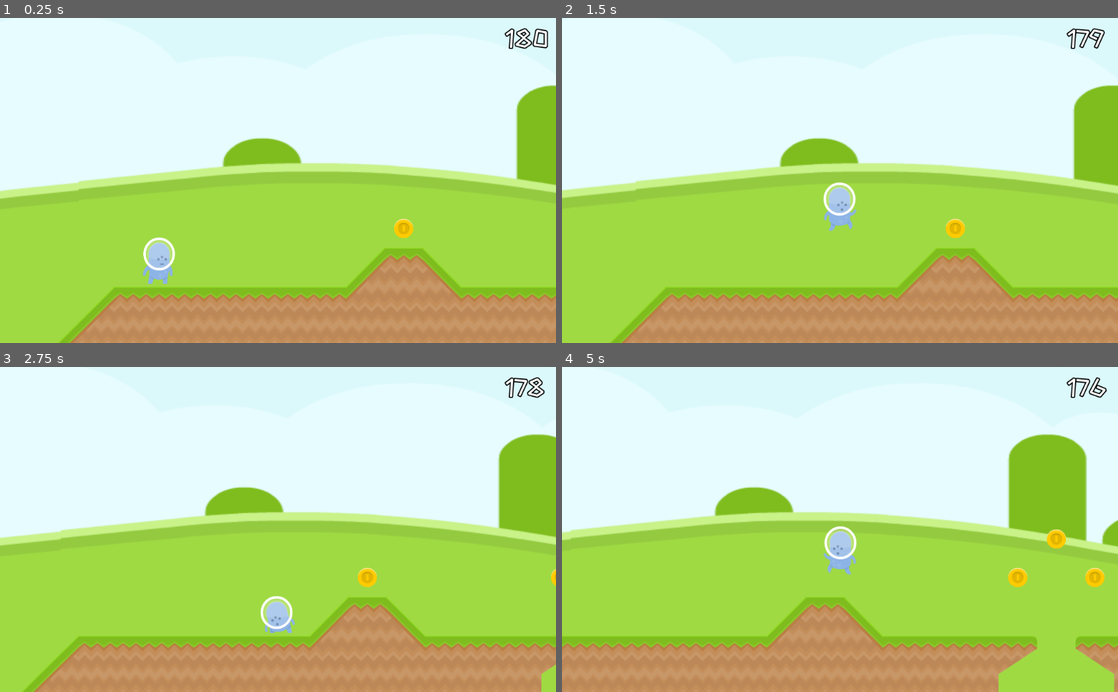
Above: before the commit, frames 1-4 (two rows, left to right).
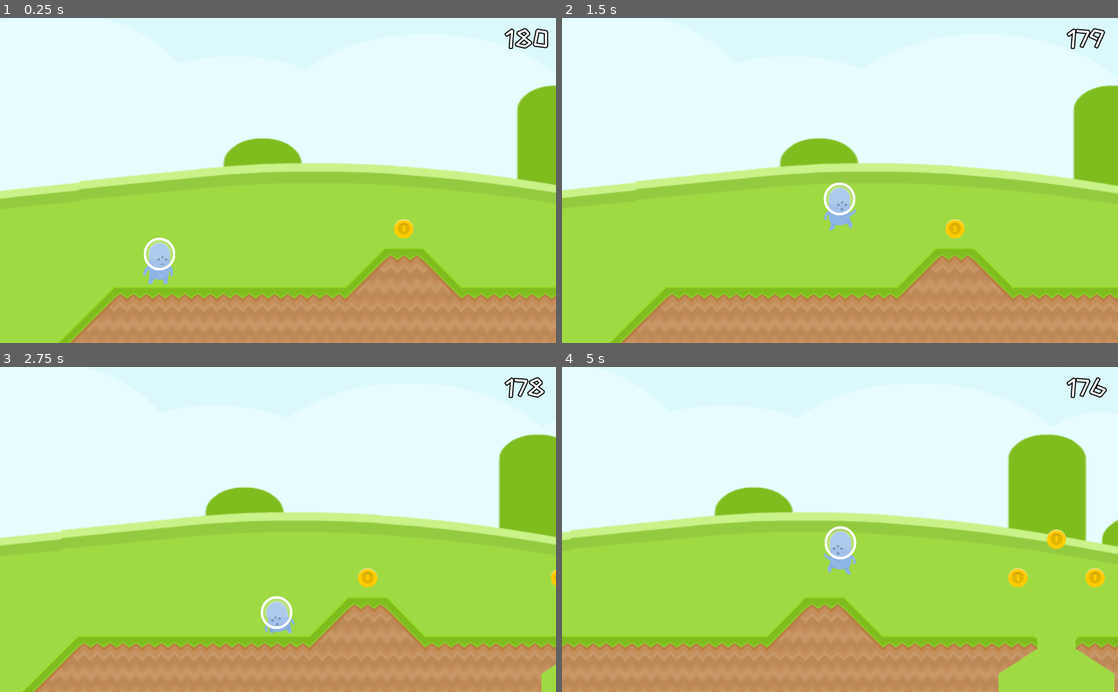
Above: after the commit, the same moments.

Repository: cpvanlue/midterm-cpvanlue
Game: Godot game, scene res://src/Level.tscn
Two runs of this game, one before a commit and one after it. Both use one fixed random seed, a clock stepped at 60 frames per second and the inputs below.
Inputs:
- Up to frame 1 (0.25 s): no input
- Up to frame 2 (1.5 s): hold S (crouch) 0.53-1.28 s; hold D (right) from 0.53 s (still down); tap Space (jump) at 0.77 s; tap Shift (sprint) at 1.35 s
- Up to frame 3 (2.75 s): tap Space (jump) at 1.52 s; release D (right) at 2.03 s; hold A (left) from 2.03 s (still down); hold S (crouch) from 2.03 s (still down)
- Up to frame 4 (5 s): release A (left) at 2.78 s; release S (crouch) at 2.78 s; hold D (right) 2.78-4.28 s; tap Shift (sprint) at 2.85, 4.35 s; tap Space (jump) at 3.02, 3.77, 4.52 s; hold S (crouch) 3.53-4.28 s; hold A (left) from 4.28 s (still down)

The runs differ from the first frame. In frame 1, 0.4% of the frame differs, in the area x 14-100%, y 2-87%; in frame 2, 0.3%; in frame 3, 0.3%; in frame 4, 0.5%, in the area x 1-100%, y 3-100%.

Commit message:
Modify project to keep aspect ratio and resolve warning

Diff:
--- a/project.godot
+++ b/project.godot
@@ -13,6 +13,11 @@
 config/name="CS315 Midsemester Jam"
 run/main_scene="res://src/Level.tscn"
 config/icon="res://icon.png"
+
+[display]
+
+window/stretch/mode="2d"
+window/stretch/aspect="keep"
 
 [input]
 
--- a/src/Level.gd
+++ b/src/Level.gd
@@ -11,7 +11,7 @@
 	replaceCoins(coins)
 	game_Timer()
 
-func _process(delta) -> void:
+func _process(_delta) -> void:
 	$CanvasLayer/TimerLabel.text = str(timer.get_time_left()).pad_decimals(0)
 
 
--- a/src/Level.tscn
+++ b/src/Level.tscn
@@ -13,61 +13,61 @@
 [sub_resource type="ConvexPolygonShape2D" id=2]
 points = PoolVector2Array( 0, 0, 128, 0, 128, 128, 0, 128 )
 
+[sub_resource type="ConvexPolygonShape2D" id=3]
+points = PoolVector2Array( 0, 0, 128, 0, 128, 128, 0, 128 )
+
+[sub_resource type="ConvexPolygonShape2D" id=4]
+points = PoolVector2Array( 0, 0, 128, 0, 98.864, 102.64, 0, 128 )
+
+[sub_resource type="ConvexPolygonShape2D" id=5]
+points = PoolVector2Array( 0, 0, 128, 0, 128, 128, 24.56, 95.6001 )
+
+[sub_resource type="ConvexPolygonShape2D" id=6]
+points = PoolVector2Array( 0, 0, 128, 0, 124.784, 45.3601, 0, 128 )
+
+[sub_resource type="ConvexPolygonShape2D" id=7]
+points = PoolVector2Array( 0, 0, 128, 0, 128, 128, 0, 45.5519 )
+
+[sub_resource type="ConvexPolygonShape2D" id=8]
+points = PoolVector2Array( 0, 0, 128, 0, 128, 128, 0, 128 )
+
+[sub_resource type="ConvexPolygonShape2D" id=9]
+points = PoolVector2Array( 0, 0, 128, 0, 128, 128, 0, 128 )
+
+[sub_resource type="ConvexPolygonShape2D" id=10]
+points = PoolVector2Array( 0, 0, 126.8, 0, 128, 73.2999, 0, 72.1 )
+
+[sub_resource type="ConvexPolygonShape2D" id=11]
+points = PoolVector2Array( 128, 71.7, 0.799988, 71.7, 0.799988, 0, 128, 0 )
+
+[sub_resource type="ConvexPolygonShape2D" id=12]
+points = PoolVector2Array( 0, 0, 128, 0, 128, 128, 0, 128 )
+
+[sub_resource type="ConvexPolygonShape2D" id=13]
+points = PoolVector2Array( 128, 73.2999, 0, 73.2999, 2, 0, 128, 0 )
+
+[sub_resource type="ConvexPolygonShape2D" id=14]
+points = PoolVector2Array( 0, 0, 128, 0, 124.656, 70.6399, 0.240051, 72.3679 )
+
+[sub_resource type="ConvexPolygonShape2D" id=15]
+points = PoolVector2Array( 0, 0, 128, 0, 128, 73.9679, 0, 73.9679 )
+
 [sub_resource type="ConvexPolygonShape2D" id=16]
-points = PoolVector2Array( 0, 0, 128, 0, 128, 128, 0, 128 )
-
-[sub_resource type="ConvexPolygonShape2D" id=3]
-points = PoolVector2Array( 0, 0, 128, 0, 98.864, 102.64, 0, 128 )
-
-[sub_resource type="ConvexPolygonShape2D" id=4]
-points = PoolVector2Array( 0, 0, 128, 0, 128, 128, 24.56, 95.6001 )
+points = PoolVector2Array( 0, 128, 128, 0, 128, 128, 0, 128 )
 
 [sub_resource type="ConvexPolygonShape2D" id=17]
-points = PoolVector2Array( 0, 0, 128, 0, 124.784, 45.3601, 0, 128 )
+points = PoolVector2Array( 128, 128, 0, 128, 0, 0 )
 
 [sub_resource type="ConvexPolygonShape2D" id=18]
-points = PoolVector2Array( 0, 0, 128, 0, 128, 128, 0, 45.5519 )
+points = PoolVector2Array( 0, 0, 128, 0, 128, 128, 0, 128 )
 
 [sub_resource type="ConvexPolygonShape2D" id=19]
-points = PoolVector2Array( 0, 0, 128, 0, 128, 128, 0, 128 )
-
-[sub_resource type="ConvexPolygonShape2D" id=5]
-points = PoolVector2Array( 0, 0, 128, 0, 128, 128, 0, 128 )
-
-[sub_resource type="ConvexPolygonShape2D" id=6]
-points = PoolVector2Array( 0, 0, 126.8, 0, 128, 73.2999, 0, 72.1 )
-
-[sub_resource type="ConvexPolygonShape2D" id=7]
-points = PoolVector2Array( 128, 71.7, 0.799988, 71.7, 0.799988, 0, 128, 0 )
-
-[sub_resource type="ConvexPolygonShape2D" id=8]
-points = PoolVector2Array( 0, 0, 128, 0, 128, 128, 0, 128 )
-
-[sub_resource type="ConvexPolygonShape2D" id=9]
-points = PoolVector2Array( 128, 73.2999, 0, 73.2999, 2, 0, 128, 0 )
-
-[sub_resource type="ConvexPolygonShape2D" id=21]
-points = PoolVector2Array( 0, 0, 128, 0, 124.656, 70.6399, 0.240051, 72.3679 )
-
-[sub_resource type="ConvexPolygonShape2D" id=22]
-points = PoolVector2Array( 0, 0, 128, 0, 128, 73.9679, 0, 73.9679 )
-
-[sub_resource type="ConvexPolygonShape2D" id=10]
-points = PoolVector2Array( 0, 128, 128, 0, 128, 128, 0, 128 )
-
-[sub_resource type="ConvexPolygonShape2D" id=11]
-points = PoolVector2Array( 128, 128, 0, 128, 0, 0 )
-
-[sub_resource type="ConvexPolygonShape2D" id=12]
-points = PoolVector2Array( 0, 0, 128, 0, 128, 128, 0, 128 )
-
-[sub_resource type="ConvexPolygonShape2D" id=13]
 points = PoolVector2Array( 0, 0, 126.8, 0, 126.8, 72.5, 0, 72.5 )
 
 [sub_resource type="ConvexPolygonShape2D" id=20]
 points = PoolVector2Array( 0, 0, 128, 0, 128, 128, 0, 128 )
 
-[sub_resource type="TileSet" id=14]
+[sub_resource type="TileSet" id=21]
 0/name = "spritesheet_ground.png 0"
 0/texture = ExtResource( 1 )
 0/tex_offset = Vector2( 0, 0 )
Not shown: 19 places in src/Level.tscn that only renumber resources
